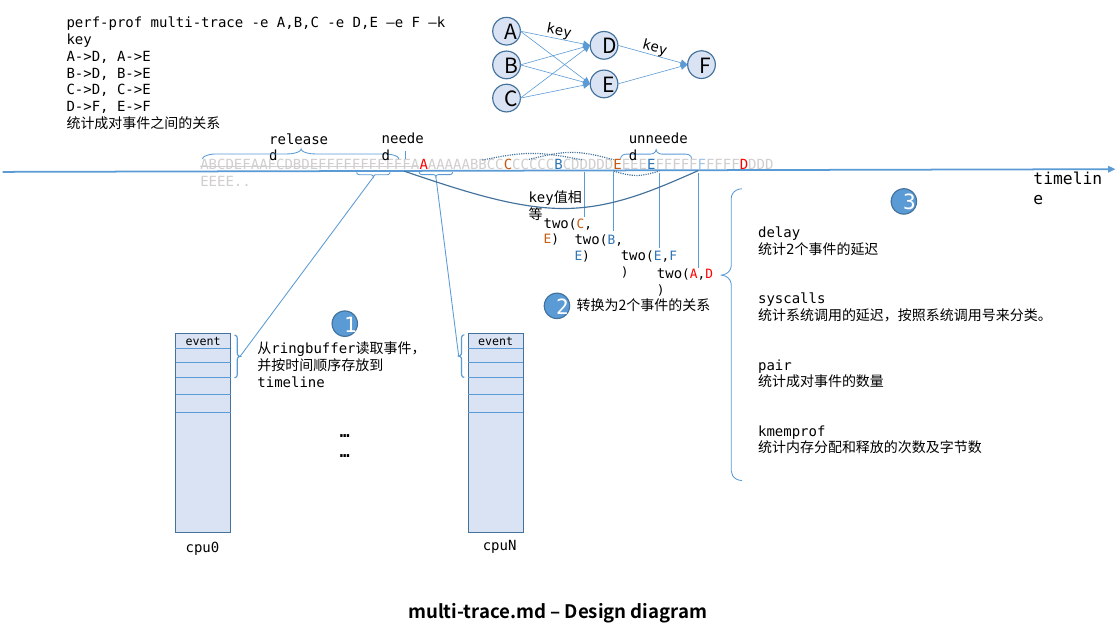
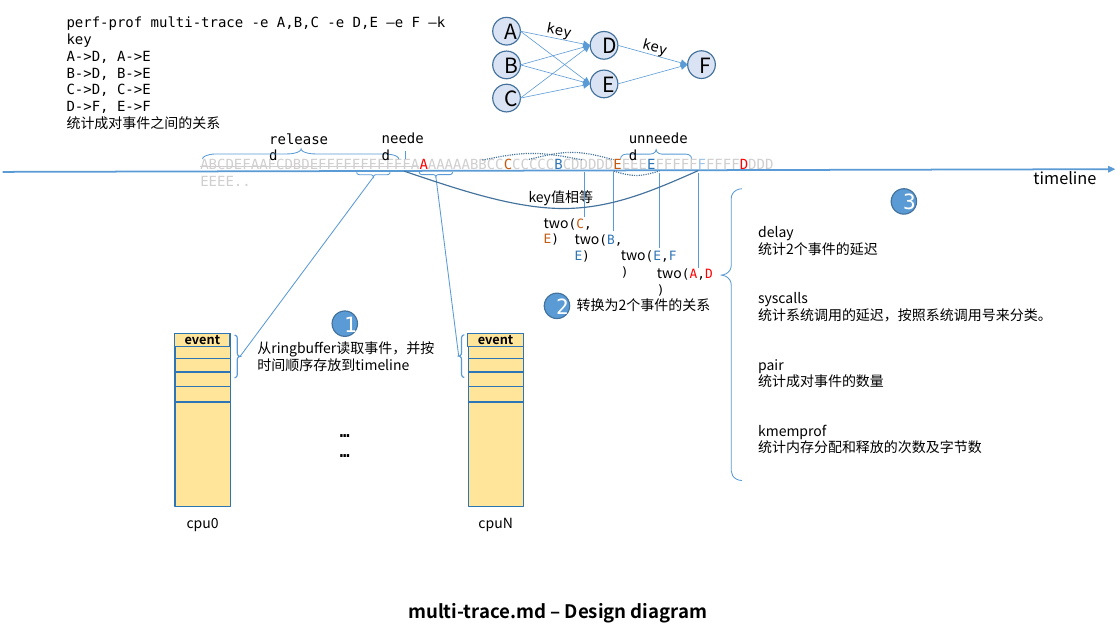
Before and after one commit to OpenCloudOS/perf-prof, a slide deck: slide 6 of docs/images.pptx (slide 2 before the commit). Drawn at 1120x630 pixels with LibreOffice and Linux fonts; fonts in the diff are those of the drawing. Boxes give left, top, right and bottom in pixels: in the first picture for what was removed or moved away, otherwise in the second. Text is boxed around its words. In the diff, an @@ line names an element or a change of style, - is before the commit and + after.

```diff
--- a/docs/images.pptx
+++ b/docs/images.pptx
@@ text "two(C,E)" at [544,218,592,245]: font DejaVu Sans Mono to Noto Sans CJK SC in "two(C,E)" @@
@@ text "two(B,E)" at [575,234,622,262]: font DejaVu Sans Mono to Noto Sans CJK SC in "two(B,E)" @@
@@ text "two(E,F)" at [621,250,677,262]: font DejaVu Sans Mono to Noto Sans CJK SC in "two(E,F)" @@
@@ text "two(A,D)" at [657,268,713,280]: font DejaVu Sans Mono to Noto Sans CJK SC in "two(A,D)" @@
@@ rectangle "event" at [175,334,230,346]: size 10 to 10.9 pt, font DejaVu Sans Mono to Noto Sans CJK SC, bold on; line spacing 1 to 0.5; fill none to #FFE599; outline none to #2E75B6 1 pt @@
@@ rectangle "event": place and size @@
-rectangle "event" at [186,336,221,349]
+rectangle "event" at [175,334,230,346]
@@ line (175, 359) - (230, 359): stroke #5B9BD5 0.5 pt to #2E75B6 1 pt @@
@@ line (175, 346) - (229, 346): stroke #5B9BD5 0.5 pt to #2E75B6 1 pt @@
@@ rectangle at [175,334,230,506]: fill #DAE3F3 to #FFE599; outline #43739E 1 pt to #2E75B6 1 pt @@
@@ rectangle: place and size @@
-rectangle at [176,334,231,532]
+rectangle at [175,334,230,506]
@@ rectangle "event": place and size @@
-rectangle "event" at [478,337,513,349]
+rectangle "event" at [468,334,523,346]
@@ rectangle "event" at [468,334,523,346]: size 10 to 10.9 pt, font DejaVu Sans Mono to Noto Sans CJK SC, bold on; line spacing 1 to 0.5; fill none to #FFE599; outline none to #2E75B6 1 pt @@
@@ line (468, 346) - (523, 346): stroke #5B9BD5 0.5 pt to #2E75B6 1 pt @@
@@ line (468, 359) - (523, 359): stroke #5B9BD5 0.5 pt to #2E75B6 1 pt @@
@@ rectangle: place and size @@
-rectangle at [468,334,523,532]
+rectangle at [468,334,523,506]
@@ rectangle at [468,334,523,506]: fill #DAE3F3 to #FFE599; outline #43739E 1 pt to #2E75B6 1 pt @@
@@ 2 lines, 1 text: place and size @@
-2 lines, 1 text at [176,413,523,555]
+2 lines, 1 text at [175,386,523,532]
@@ 4 lines: place and size @@
-4 lines at [176,362,523,378]
+4 lines at [175,359,523,372]
@@ line (175, 372) - (230, 372): stroke #5B9BD5 0.5 pt to #2E75B6 1 pt @@
@@ line (175, 386) - (230, 386): stroke #5B9BD5 0.5 pt to #2E75B6 1 pt @@
@@ line (468, 372) - (523, 372): stroke #5B9BD5 0.5 pt to #2E75B6 1 pt @@
@@ line (468, 386) - (523, 386): stroke #5B9BD5 0.5 pt to #2E75B6 1 pt @@
@@ line moved from (176, 395) - (231, 395) to (175, 402) - (230, 402) @@
@@ line (175, 402) - (230, 402): stroke #5B9BD5 0.5 pt to #2E75B6 1 pt @@
@@ line moved from (468, 395) - (523, 395) to (468, 402) - (523, 402) @@
@@ line (468, 402) - (523, 402): stroke #5B9BD5 0.5 pt to #2E75B6 1 pt @@
@@ font DejaVu Sans Mono to Noto Sans CJK SC in 9 elements at [529,189,593,207], [758,226,878,255], [758,359,884,387], [758,424,982,453], [758,292,1052,321], [257,341,434,371], [1033,168,1096,185], [187,518,219,532], [478,517,512,532] @@
@@ text "cpuN": place and size @@
-text "cpuN" at [483,539,517,553]
+text "cpuN" at [478,517,512,532]
```
Also in this commit, not shown: 1 other slide changed, 5 slides added, 1 slide removed, 5 other files.
